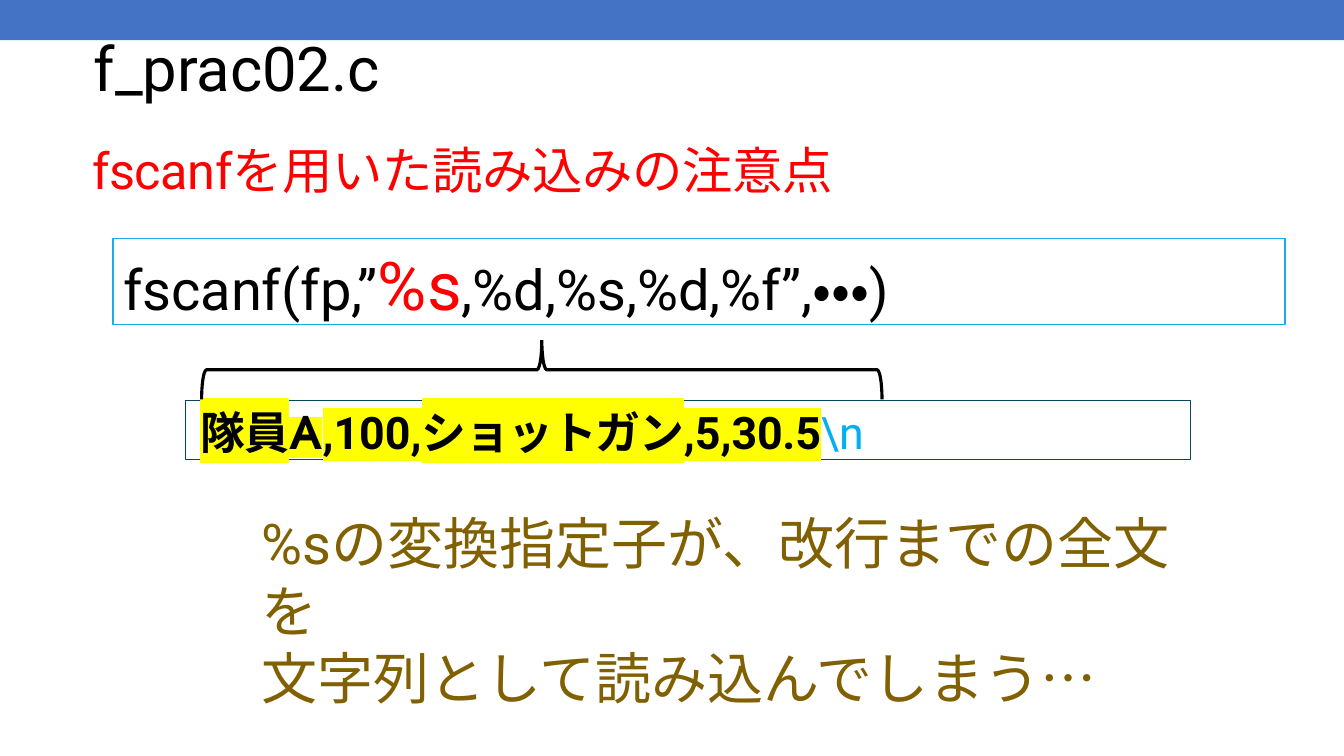
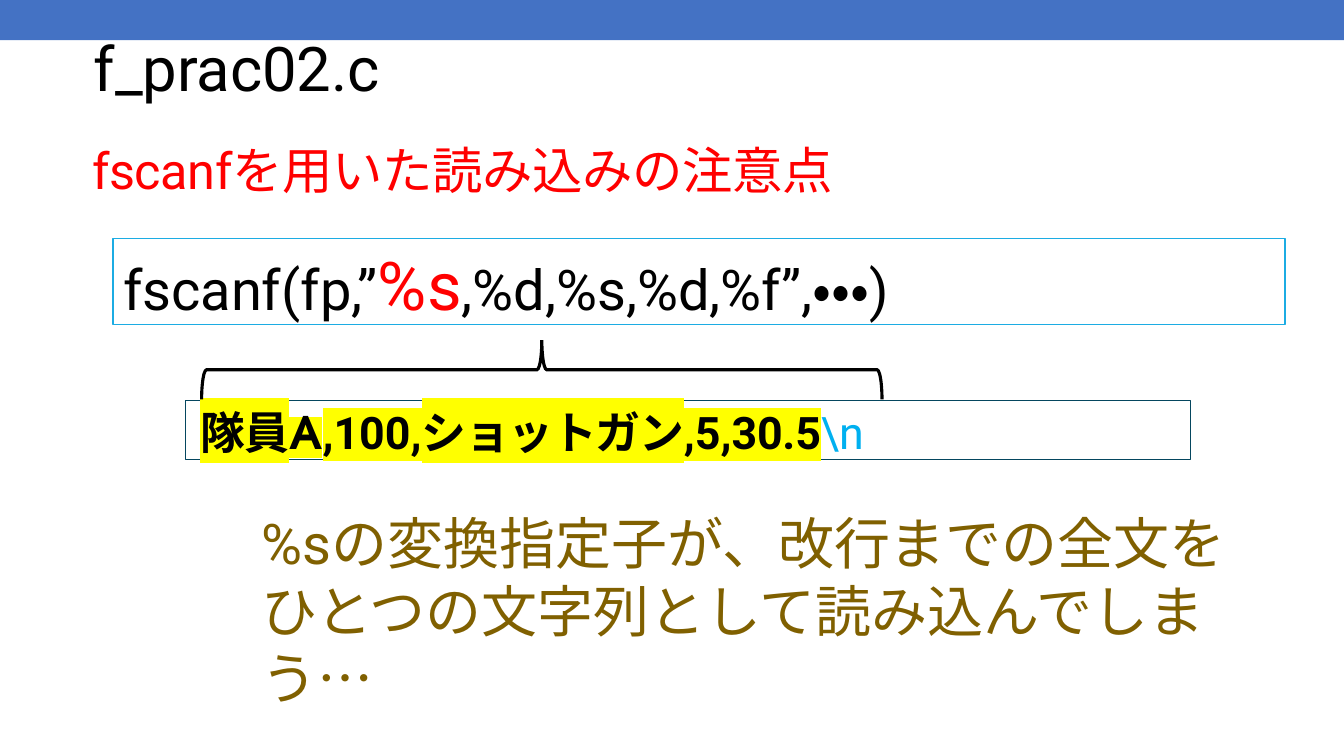
Before and after one commit to kic-murata/cpp2025, a slide deck: slide 12 of 授業資料/演習問題：ファイル処理.pptx. Drawn at 1344x756 pixels with LibreOffice and Linux fonts; fonts in the diff are those of the drawing. Boxes give left, top, right and bottom in pixels: in the first picture for what was removed or moved away, otherwise in the second. Text is boxed around its words. In the diff, an @@ line names an element or a change of style, - is before the commit and + after.

```diff
--- a/授業資料/演習問題：ファイル処理.pptx
+++ b/授業資料/演習問題：ファイル処理.pptx
@@ text at [262, 516, 1226, 637]: text changed @@
-%sの変換指定子が、改行までの全文を
-文字列として読み込んでしまう…
+%sの変換指定子が、改行までの全文を
+ひとつの文字列として読み込んでしまう…
```
Also in this commit, not shown: 3 other slides changed, 3 other files.
